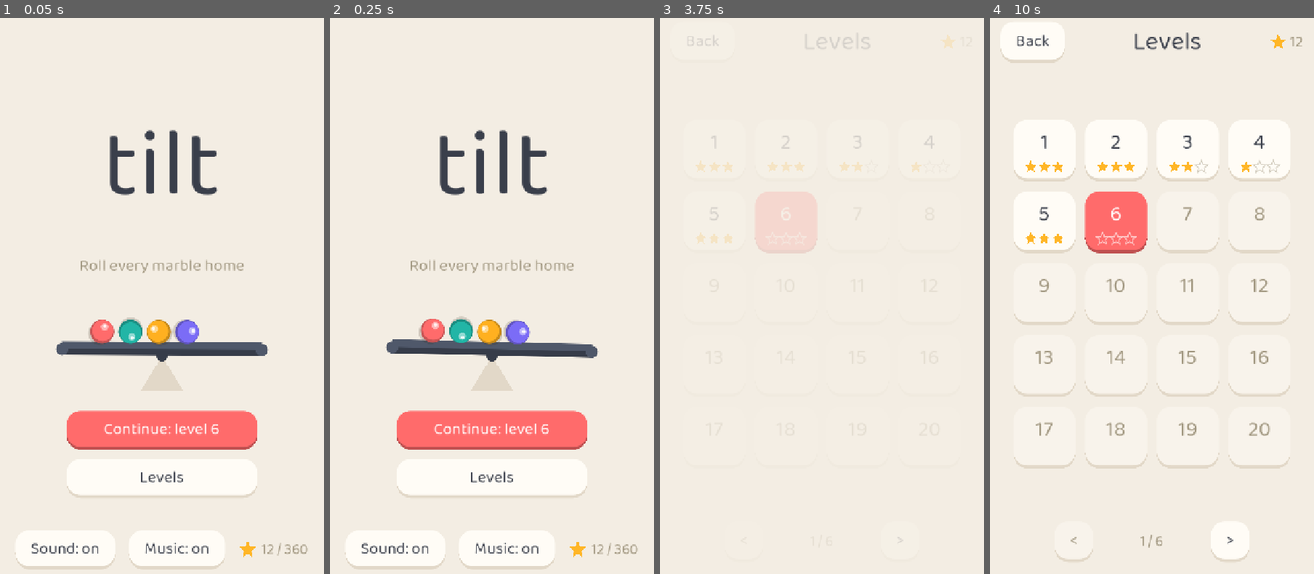
Above: before the commit, frames 1-4 (left to right).
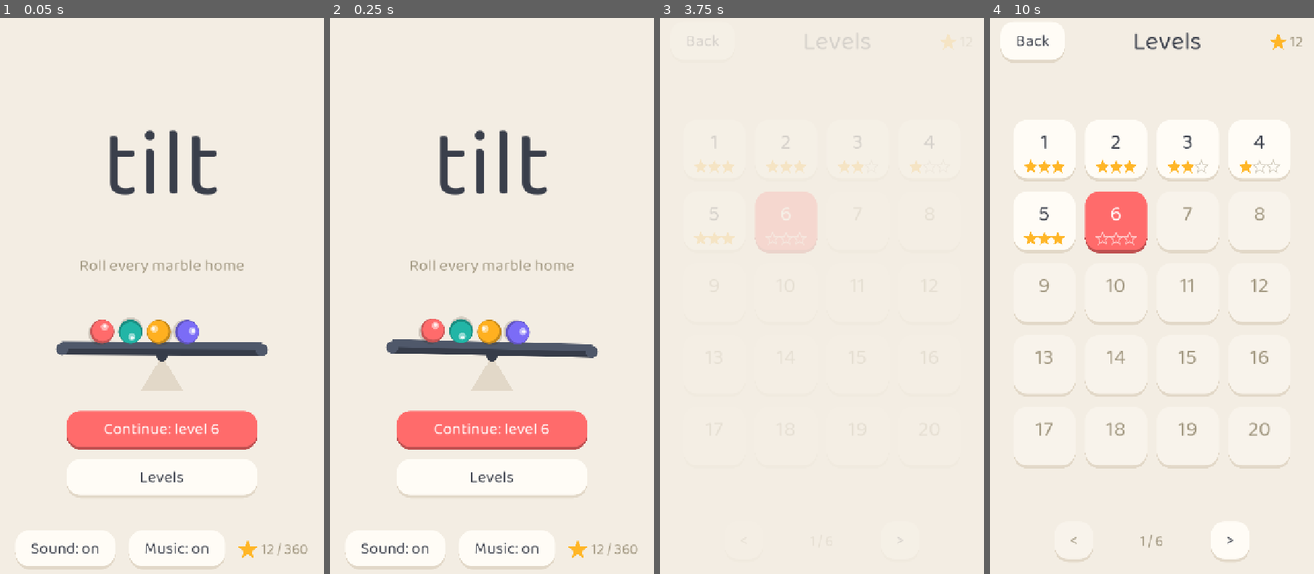
Above: after the commit, the same moments.

Repository: chaosmos-studio/plumb
Game: Godot game, scene res://tools/shots.tscn
Same seed, same stepped clock (60 frames per second), same inputs: the game is played once before the commit and once after it. This scene is started directly instead of the project's main scene.
Inputs (mouse positions are in pixels of both pictures, inside the frame that each line leads up to):
- Up to frame 1 (0.05 s): no input
- Up to frame 2 (0.25 s): no input
- Up to frame 3 (3.75 s): click "Continue: level 6" at 0.5 s; click "Restart" at 1.25 s; click "Restart" at 2 s; click "Restart" at 2.75 s; click "Levels" at 3.5 s
- Up to frame 4 (10 s): click "1" at 4.25 s; click "Hint" at 5 s; move the mouse to (1135, 412) at 5.77 s; hold W (tilt_up) 5.78-6.5 s; hold H (hint) 5.78-6.5 s; click (1135, 412) at 5.92 s; drag from (1249, 379) to (1135, 412) at 6.52 s; click "Undo" at 7.25 s; tap Enter at 8 s; move the mouse to (1054, 207) at 8.02 s; hold A (tilt_left) 8.03-8.75 s; tap Backspace at 8.1 s; tap R (retry) at 8.75 s; drag from (1168, 296) to (1054, 207) at 8.77 s; move the mouse to (1103, 151) at 9.52 s; hold Escape (back) from 9.53 s (still down); hold Z (undo) from 9.53 s (still down)

The runs differ from the first frame. In frame 1, less than 0.1% of the frame differs, in the area x 73-80%, y 93-98%; in frame 2, less than 0.1%; in frame 3, 0.1%; in frame 4, 0.2%, in the area x 10-92%, y 2-41%.
Error in both runs: Invalid access to property or key 'process_frame' on a base object of type 'null instance'. (res://tools/shots.gd:32)

Commit message:
trace star edges with an antialiased line so they stop looking jagged

Diff:
--- a/scripts/kit/star_icon.gd
+++ b/scripts/kit/star_icon.gd
@@ -26,9 +26,12 @@
 		var r: float = outer if k % 2 == 0 else inner
 		var a: float = -PI * 0.5 + k * PI / 5.0
 		points.append(c + Vector2(cos(a), sin(a)) * r)
+	var loop: PackedVector2Array = points.duplicate()
+	loop.append(points[0])
 	if filled:
+		# A filled polygon has no anti-aliasing; tracing its edge with an antialiased line in the same
+		# colour smooths the stair steps.
 		draw_colored_polygon(points, fill_colour)
+		draw_polyline(loop, fill_colour, 1.5, true)
 	else:
-		var loop: PackedVector2Array = points.duplicate()
-		loop.append(points[0])
 		draw_polyline(loop, empty_colour, maxf(2.0, outer * 0.12), true)
